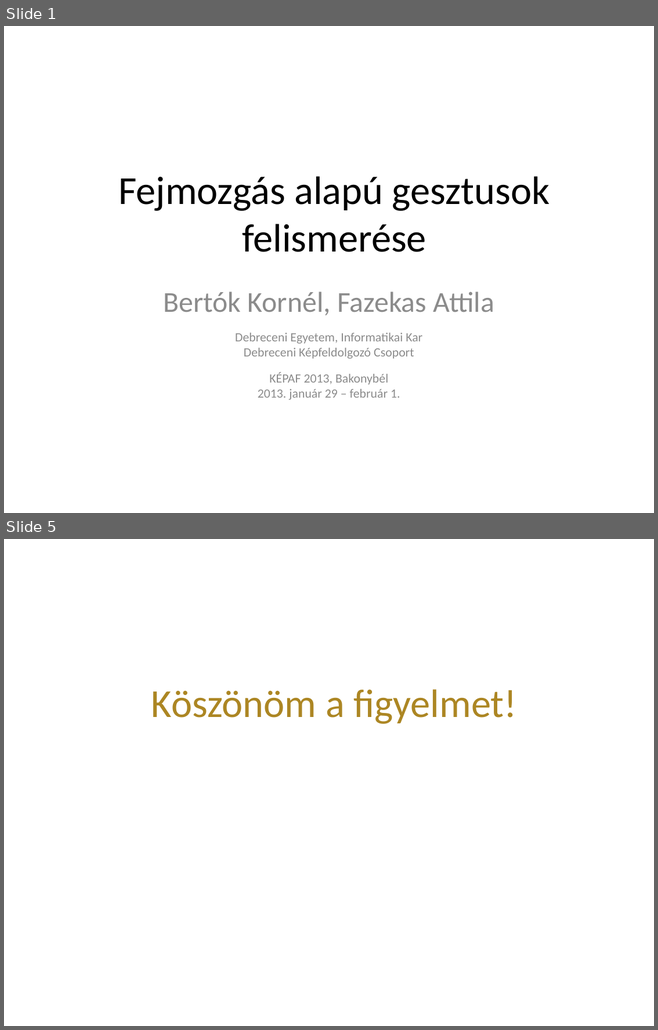
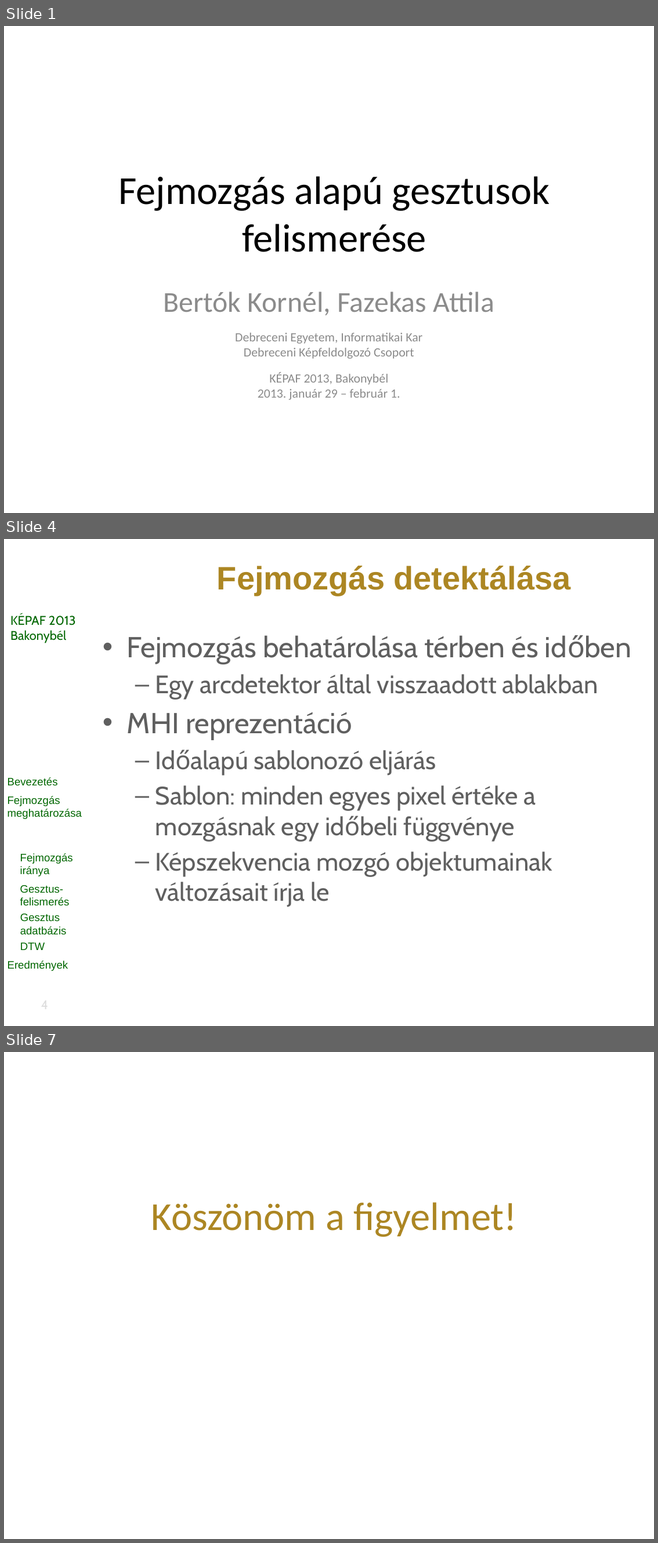
Before and after one commit to vohoaiviet/face-gesture-api, a slide deck: HeadMovement/research/kepaf/ppt/bertok.kornel.kepaf.2013.pptx. Shown one above the other, each under a label of ours: slides 1 and 5 before the commit, slides 1, 4 and 7 after it; the slides between them are not shown. The pictures are 658x1030 and 658x1543 pixels, drawn with LibreOffice and Linux fonts; fonts in the diff are those of the drawing; background and template pictures are left out. Boxes give left, top, right and bottom in pixels: in the first picture for what was removed or moved away, otherwise in the second. Text is boxed around its words. In the diff, an @@ line names an element or a change of style, - is before the commit and + after.

Commit message:
mozgás körvonala

```diff
--- a/HeadMovement/research/kepaf/ppt/bertok.kornel.kepaf.2013.pptx
+++ b/HeadMovement/research/kepaf/ppt/bertok.kornel.kepaf.2013.pptx
@@ slide 4 added at box(4, 539, 654, 1026), background picture (left out) @@
@@ title added at box(217, 566, 571, 595), 36 pt, text #AC8623, bold @@
+Fejmozgás detektálása
@@ text added at box(10, 614, 76, 643), 14 pt, text #006600 @@
+KÉPAF 2013
+Bakonybél
@@ text added at box(127, 635, 598, 907), 28 pt, text #5F5F5F @@
+• Fejmozgás behatárolása térben és időben
+  – Egy arcdetektor által visszaadott ablakban
+• MHI reprezentáció
+  – Időalapú sablonozó eljárás
+  – Sablon: minden egyes pixel értéke a mozgásnak egy időbeli függvénye
+  – Képszekvencia mozgó objektumainak változásait írja le
@@ text added at box(7, 777, 82, 971), 12 pt, text #006600 @@
+Bevezetés
+Fejmozgás meghatározása
+Fejmozgás detektálása
+Fejmozgás iránya
+Gesztus-felismerés
+Gesztus adatbázis
+DTW
+Eredmények
@@ page number added at box(15, 994, 75, 1016), 14 pt, text #DDDDDD @@
+4
@@ what was slide 5 is now slide 7 @@
```
Also in this commit, not shown: 3 slides changed, 1 other slide added, 9 other files.
